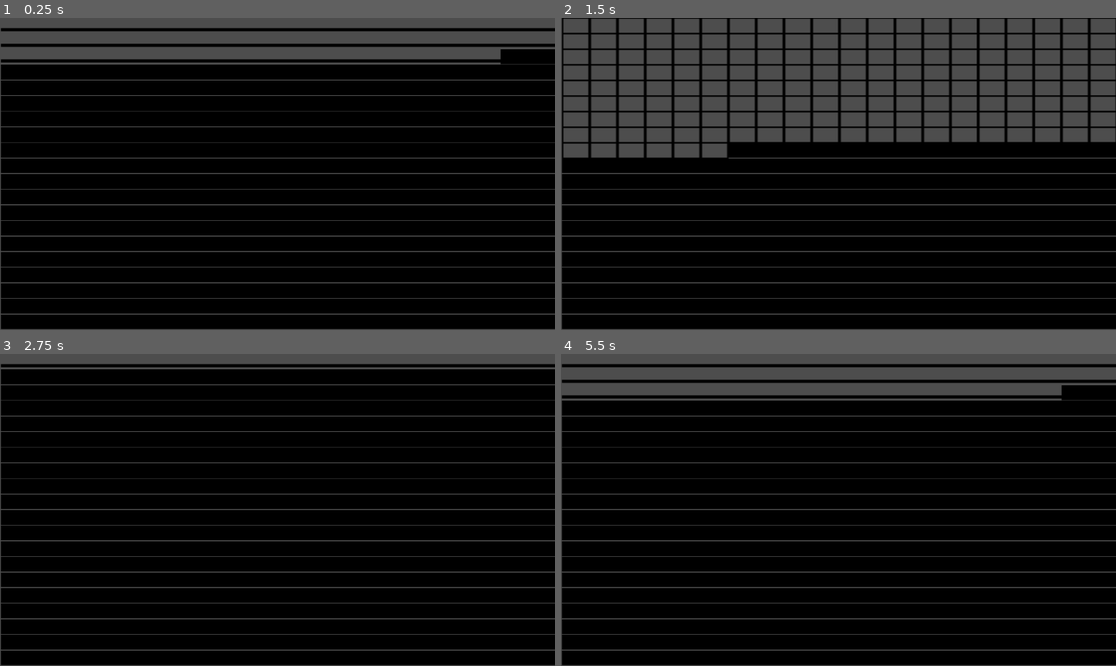
Above: before the commit, frames 1-4 (two rows, left to right).
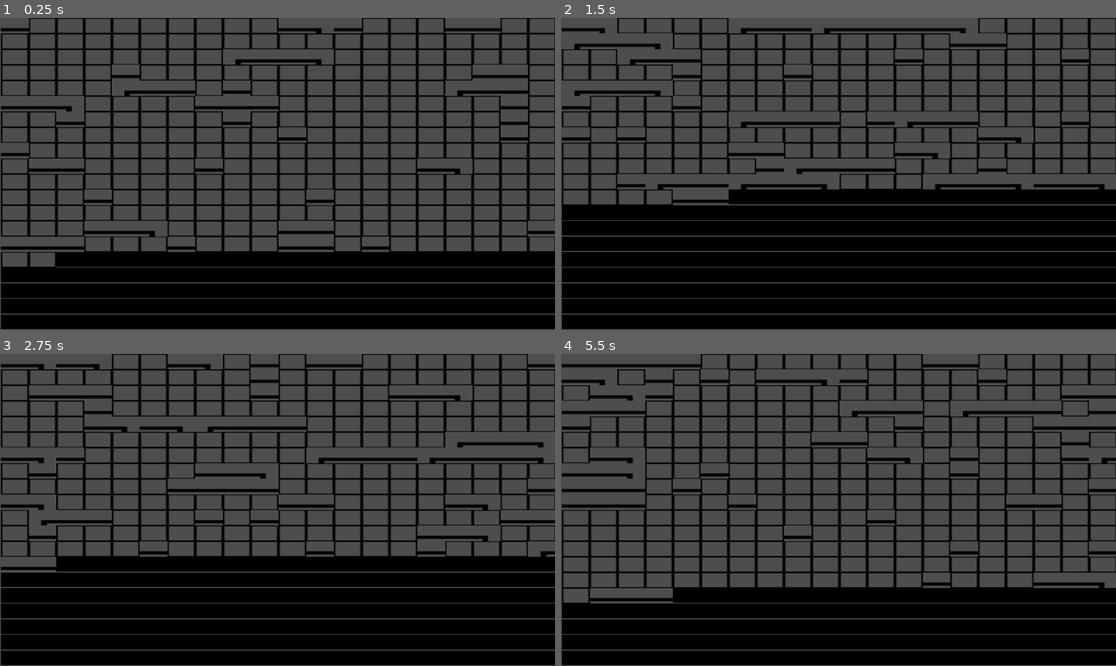
Above: after the commit, the same moments.

Repository: Deiuca/Grammatica
Game: Godot game, scene res://progetto.tscn
The game is run twice, just before and just after one commit, with the same random seed, the same clock (stepped at 60 frames per second) and the same inputs.
Inputs:
- Up to frame 1 (0.25 s): no input
- Up to frame 2 (1.5 s): tap Enter at 0.5 s; hold R 0.53-1.28 s; tap R at 1.35 s
- Up to frame 3 (2.75 s): tap Space at 2 s; hold R from 2.03 s (still down)
- Up to frame 4 (5.5 s): release R at 2.78 s; tap R at 2.85, 4.35 s; tap Enter at 3.5 s; hold R 3.53-4.28 s; tap Space at 5 s; hold R from 5.03 s (still down)

The runs differ from the first frame. In frame 1, 58% of the frame differs, in the area x 0-100%, y 0-80%; in frame 2, 17%; in frame 3, 53%; in frame 4, 57%.

Commit message:
Fix Valutazione probabilità regole

Diff:
--- a/Script/generatore_livello.gd
+++ b/Script/generatore_livello.gd
@@ -37,22 +37,22 @@
 
 func applica_regole():
 	for regola in Regole.regole:
-		if randomGenerator.randf_range(0.0, 100.0) <= regola[4]:
-			var indxTrigger = trova_in_str(regola[1])
-			while indxTrigger != -1:
-				var daSostituire = true
-				#Cond aggiuntive
-				for cond in regola[2]:
-					daSostituire = daSostituire and verifica_cond(cond, indxTrigger)
+		var indxTrigger = trova_in_str(regola[1])
+		while indxTrigger != -1:
+			var daSostituire = true
+			#Cond aggiuntive
+			for cond in regola[2]:
+				daSostituire = daSostituire and verifica_cond(cond, indxTrigger)
 
-				var correzione_indice = 0
-				if daSostituire:
+			var correzione_indice = 0
+			if daSostituire:
+				if randomGenerator.randf_range(0.0, 100.0) <= regola[4]:
 					correzione_indice = applica_sostituzioni(regola[3], indxTrigger)
 
-				indxTrigger = trova_in_str(regola[1], indxTrigger+1+correzione_indice)
+			indxTrigger = trova_in_str(regola[1], indxTrigger+1+correzione_indice)
 
-				if stringa.length() >= width*height:
-					return
+			if stringa.length() >= width*height:
+				return
 
 func inizializza_griglia():
 
